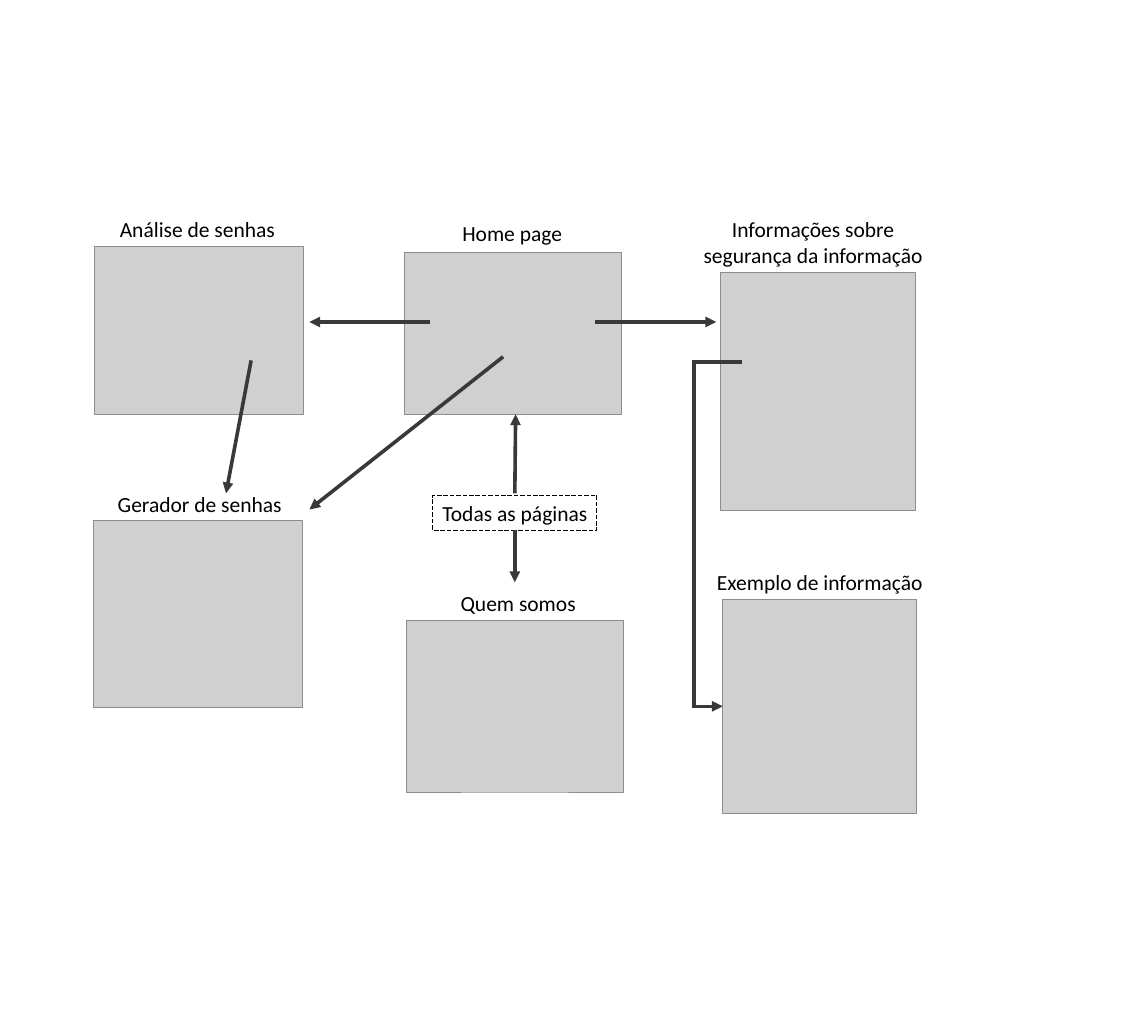
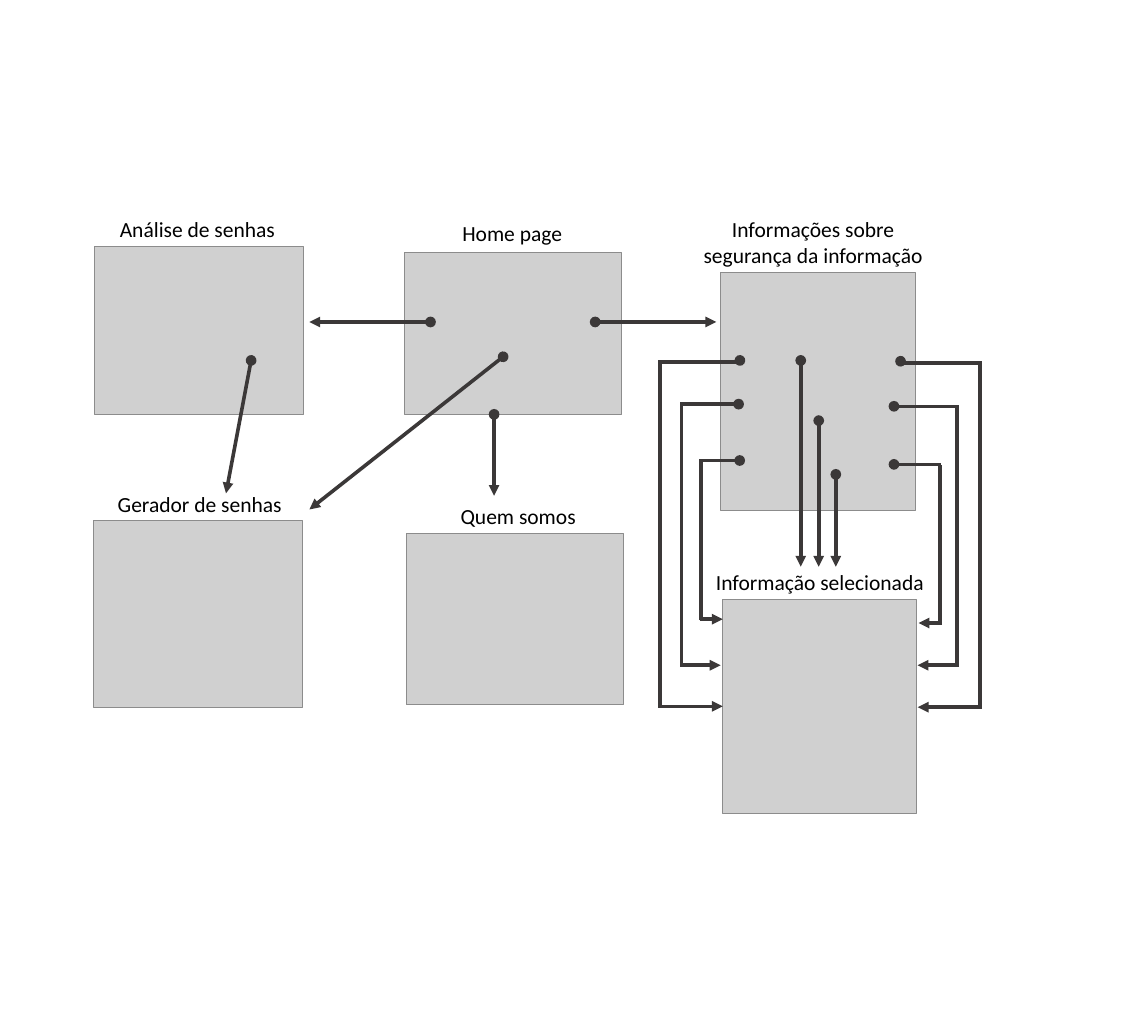
Before and after one commit to ICEI-PUC-Minas-PMV-ADS/pmv-ads-2022-2-e1-proj-web-t2-seguranca_informacao, a slide deck: slide 1 of docs/Fluxo de usuário.pptx. Drawn at 1148x1019 pixels with LibreOffice and Linux fonts; fonts in the diff are those of the drawing; grey boxes stand for pictures. Boxes give left, top, right and bottom in pixels: in the first picture for what was removed or moved away, otherwise in the second. Text is boxed around its words. In the diff, an @@ line names an element or a change of style, - is before the commit and + after.

```diff
--- a/docs/Fluxo de usuário.pptx
+++ b/docs/Fluxo de usuário.pptx
@@ arrow (431, 322) - (309, 322): arrow to double arrow @@
@@ arrow (595, 322) - (717, 322): arrow to double arrow @@
@@ arrow (503, 357) - (309, 509): arrow to double arrow @@
@@ arrow (251, 360) - (226, 493): arrow to double arrow @@
@@ elbow arrow (740, 360) - (723, 706): elbow arrow to elbow double arrow; route changed @@
@@ double arrow added from (801, 360) to (801, 567), #3B3838 3 pt @@
@@ elbow double arrow added from (901, 361) to (918, 707), #3B3838 3 pt @@
@@ arrow moved from (515, 530) - (515, 582) to (494, 414) - (494, 496) @@
@@ arrow (494, 414) - (494, 496): arrow to double arrow @@
@@ arrow added from (680, 404) to (739, 404), #3B3838 3 pt @@
@@ line added from (681, 667) to (681, 405), #3B3838 3 pt @@
@@ arrow added from (958, 406) to (894, 406), #3B3838 3 pt @@
@@ line added from (957, 667) to (957, 405), #3B3838 3 pt @@
@@ double arrow added from (819, 420) to (819, 567), #3B3838 3 pt @@
@@ arrow added from (699, 461) to (740, 461), #3B3838 3 pt @@
@@ line added from (701, 620) to (701, 461), #3B3838 3 pt @@
@@ arrow moved from (515, 493) - (516, 414) to (836, 475) - (836, 567) @@
@@ arrow (836, 475) - (836, 567): arrow to double arrow @@
@@ arrow added from (941, 464) to (894, 464), #3B3838 3 pt @@
@@ line added from (940, 624) to (940, 464), #3B3838 3 pt @@
@@ rectangle removed at box(433, 495, 598, 530) @@
-Todas as páginas
@@ text "Quem somos": place and size @@
-text "Quem somos" at box(461, 597, 576, 614)
+text "Quem somos" at box(461, 510, 576, 527)
@@ picture: place and size @@
-picture at box(406, 621, 624, 792)
+picture at box(406, 533, 624, 704)
@@ text at box(716, 575, 923, 594): text changed @@
-Exemplo de informação
+Informação selecionada
@@ arrow added from (699, 619) to (723, 619), #3B3838 3 pt @@
@@ arrow added from (942, 623) to (919, 623), #3B3838 3 pt @@
@@ arrow added from (681, 665) to (721, 665), #3B3838 3 pt @@
@@ arrow added from (957, 665) to (918, 665), #3B3838 3 pt @@
```
Also in this commit, not shown: 10 other files.
